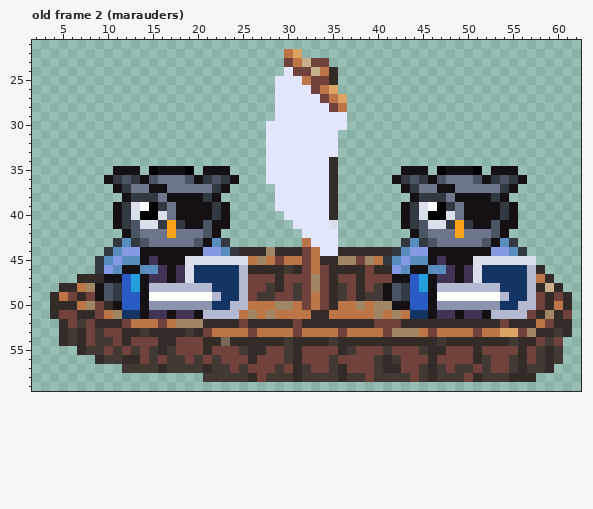
File history of a pixel-art file, editables/enemies.aseprite. That is the earlier state.
64x64 pixels, 9 frames. Shown: old frame 2 (marauders): x 2..62, y 21..59. The commit also changed other frames, which this record leaves out.
After:
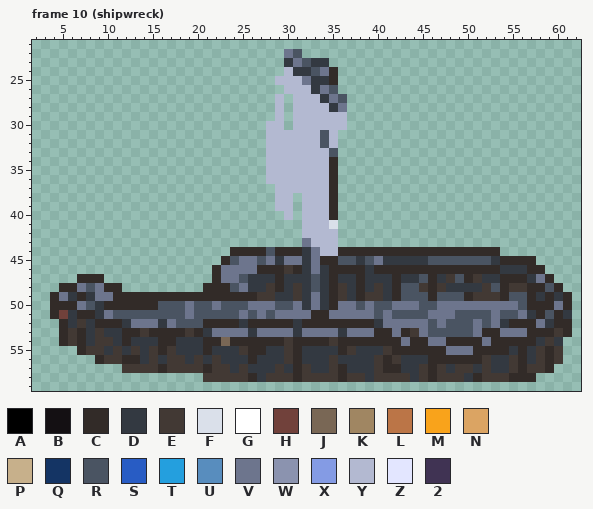
Palette (. is transparent): A #000000  B #141013  C #322b28  D #333941  E #423934  F #dae0ea  G #ffffff  H #71413b  J #796755  K #a08662  L #bb7547  M #f9a31b  N #dba463  P #c7b08b  Q #143464  R #4a5462  S #285cc4  T #249fde  U #588dbe  V #6d758d  W #8b93af  X #849be4  Y #b3b9d1  Z #e3e6ff  2 #403353
A new or re-ordered frame is compared with the old frame closest to it.
The edit:
frames 9 -> 12
layer "Flattened" added
Changed rows in their new state; - is an unchanged pixel.
Frame 10 (shipwreck) is new; against old frame 2 (marauders), layers "Flattened", "Layer 12", "Layer 9":
first column x 5:
22 -------------------------VR------------------------------
23 -------------------------DVRDD---------------------------
24 -------------------------YDDRV---------------------------
25 ------------------------YYYVDD---------------------------
26 ------------------------.YYYDVR--------------------------
27 ------------------------Y.YYYDVR-------------------------
28 ------------------------Y.YYYYDV-------------------------
29 ------------------------Y.YYYYYY-------------------------
30 -----------------------YY.YYYYYY-------------------------
31 -----------------------YYYYYYRY--------------------------
32 -----------------------YYYYYYRY--------------------------
33 -----------------------YYYYYYYR--------------------------
34 -----------------------YYYYYYY---------------------------
35 ------...-.....-...----YYYYYYY--------...-.....-...------
36 -----...............---YYYYYYY-------...............-----
37 ------.............-----YYYYYY--------.............------
38 -------...........------YY.YYY---------...........-------
39 ------.............-----YY.YYY--------.............------
40 ------.............------Y.YYY--------.............------
41 ------.............-------.YYY--------.............------
42 -------...........---------YYYY--------...........-------
43 ------.............--------VYYY-------.............------
44 -----..............C---R---DVYY------CCCCCCCCCCCC...-----
45 ----..............CRVVRVDVVDV--RRDRV-DDDDRRRRRRRDCCCC----
46 ----.............CVVVV-----DVD----D--CCCCCCCCCCCCDDDC----
47 -----............CVVRDDD-DDDRD-DD-DDDCDDRCDERCEDDCCCDV---
48 --VRVCC.........CCCRVDD--D-DRD--D-D-DCRRECEDDDDERCEEC-R--
49 VD-DVVCCCCCCCCCCCCCCCC--DD-DVD--D---DCRRRCRRRCEEECRRCD-D-
50 --VRD-CCCCCRRRVRRVRRRVVVRRVDVD-VVRVRRVVVRRVVVVVVVVVRCC-V-
51 -D--DVRRRRRRRRVRRRRRVRVRVVVV--VVVVVRVRRRRVVVRRRRVRRVD-R-D
52 -D-D---DVVVDVRRR----D-----D--------DVVVVVRVRRRVRVD---VD--
53 ---D-DD---------DVVVVDVVVVDVVVVDVVVCCVCEVRRRRRVCCVVVC----
54 ---D--D-DDD--DDD----------------------V--VV----V--C--D-D-
55 -----D-D-D---DDD-DDD---DD--DDDD--DDD-CCCC--VVV-CCCD-D----
56 ---------D-D--D-D-DDD-DDD--DDD-DDDD---DDD-CCCC--DD--D----
57 -------------------D-DDD-D--DD--DDD---DD---D--D-DD-------
58 ----------------------D-----------D----D-----D-----------
Boxes around the changes in both pictures, in picture pixels (x1, y1, x2, y2):
changed: (59, 49, 572, 382)
